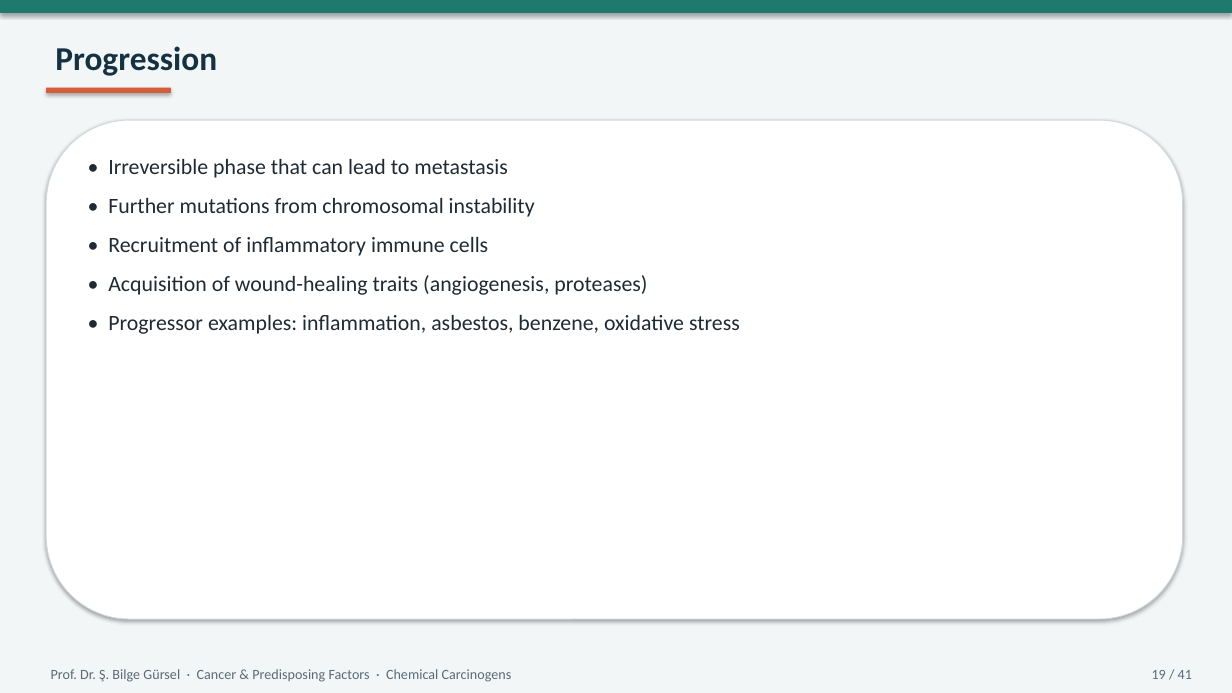
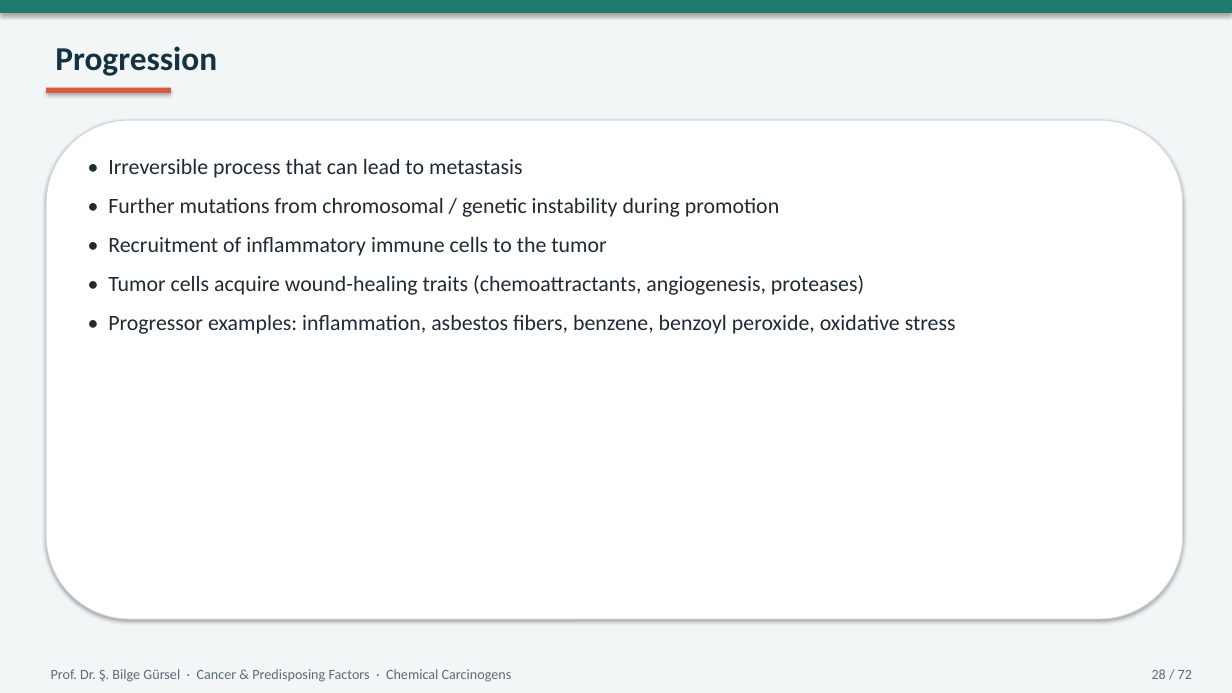
Before and after one commit to bilgegursel/RT-and-AI, a slide deck: slide 28 of elektif-radyasyon-onkolojisi-donem5/chemical-carcinogens-lecture/Cancer_Predisposing_Factors_Chemical_Tobacco_Radiation.pptx (slide 19 before the commit). Drawn at 1232x693 pixels with LibreOffice and Linux fonts; fonts in the diff are those of the drawing. Boxes give left, top, right and bottom in pixels: in the first picture for what was removed or moved away, otherwise in the second. Text is boxed around its words. In the diff, an @@ line names an element or a change of style, - is before the commit and + after.

```diff
--- a/elektif-radyasyon-onkolojisi-donem5/chemical-carcinogens-lecture/Cancer_Predisposing_Factors_Chemical_Tobacco_Radiation.pptx
+++ b/elektif-radyasyon-onkolojisi-donem5/chemical-carcinogens-lecture/Cancer_Predisposing_Factors_Chemical_Tobacco_Radiation.pptx
@@ text at [108,159,956,334]: text changed @@
-• Irreversible phase that can lead to metastasis
-• Further mutations from chromosomal instability
-• Recruitment of inflammatory immune cells
-• Acquisition of wound-healing traits (angiogenesis, proteases)
-• Progressor examples: inflammation, asbestos, benzene, oxidative stress
+• Irreversible process that can lead to metastasis
+• Further mutations from chromosomal / genetic instability during promotion
+• Recruitment of inflammatory immune cells to the tumor
+• Tumor cells acquire wound-healing traits (chemoattractants, angiogenesis, proteases)
+• Progressor examples: inflammation, asbestos fibers, benzene, benzoyl peroxide, oxidative stress
@@ text at [1152,669,1192,679]: text changed @@
-19 / 41
+28 / 72
```
Also in this commit, not shown: 38 other slides changed, 32 slides added, 1 slide removed, 3 other files.
